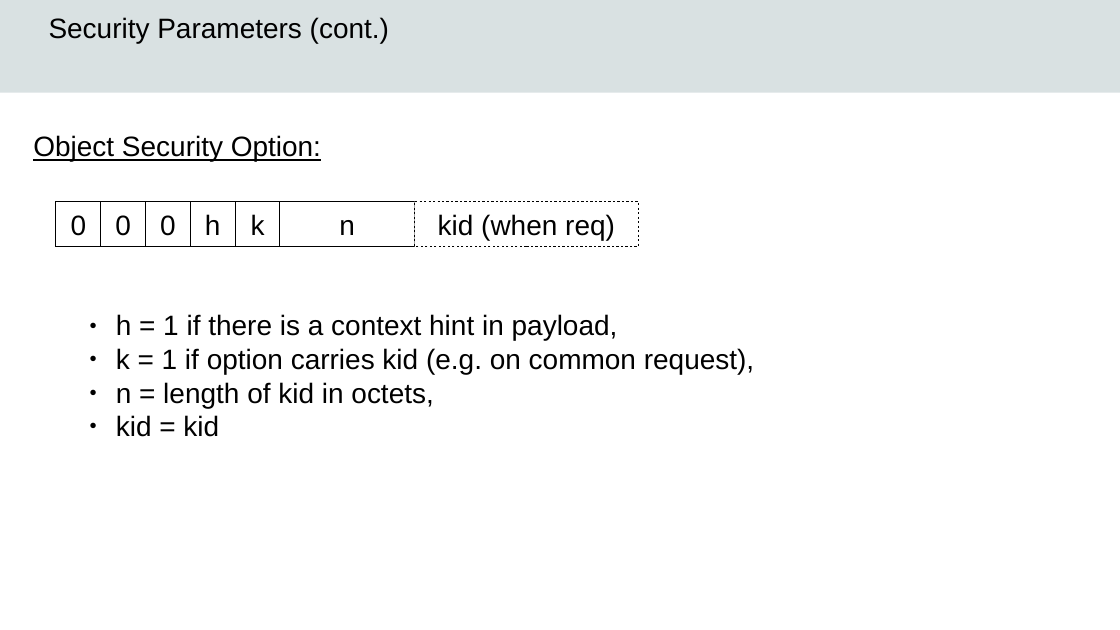
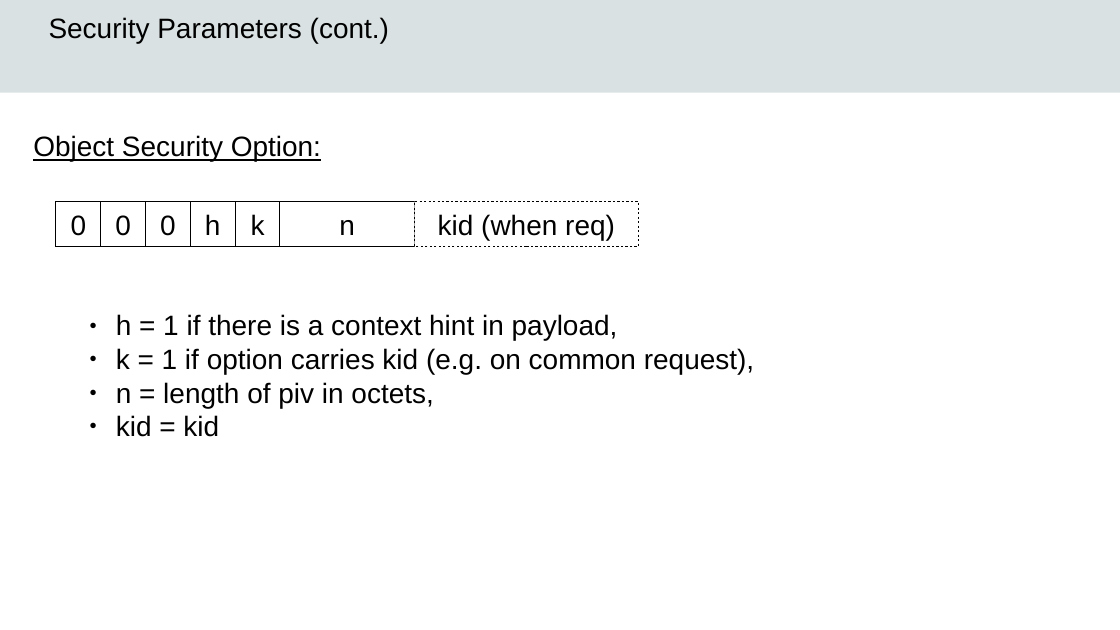
Before and after one commit to randreasen/oscoreslides, a slide deck: slide 18 of oscore_slides.odp. Drawn at 1120x630 pixels with LibreOffice and Linux fonts; fonts in the diff are those of the drawing; background and template pictures are left out. Boxes give left, top, right and bottom in pixels: in the first picture for what was removed or moved away, otherwise in the second. Text is boxed around its words. In the diff, an @@ line names an element or a change of style, - is before the commit and + after.

```diff
--- a/oscore_slides.odp
+++ b/oscore_slides.odp
@@ text at <box>116,382,433,408</box>: text changed @@
-● n = length of kid in octets,
+● n = length of piv in octets,
```
Also in this commit, not shown: 2 other slides changed, 10 slides added, 1 other file.
